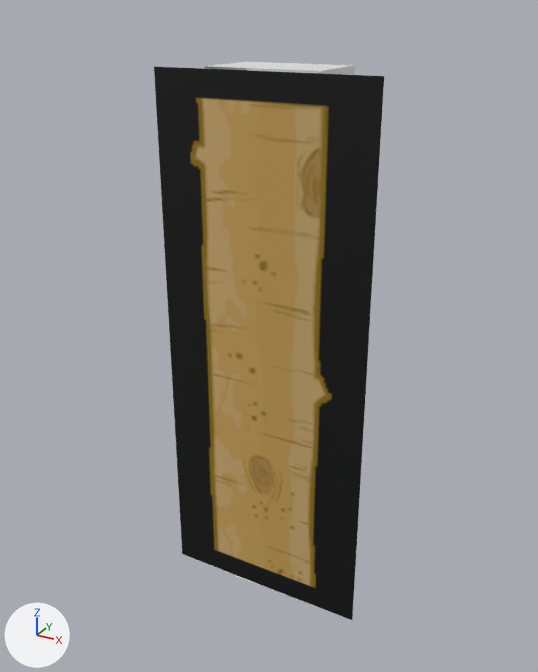
One commit to the Blender file Content/PuffBOMB/3D/Mountain/MedLogV3.blend: the scene before it, then after it.
One viewpoint serves both versions: a 50 mm camera at (11.57, -16.05, 15.92) aimed at (2.61, 0.23, 7.78). Every picture has the same lights, and +X, +Y and +Z are marked at lower left.
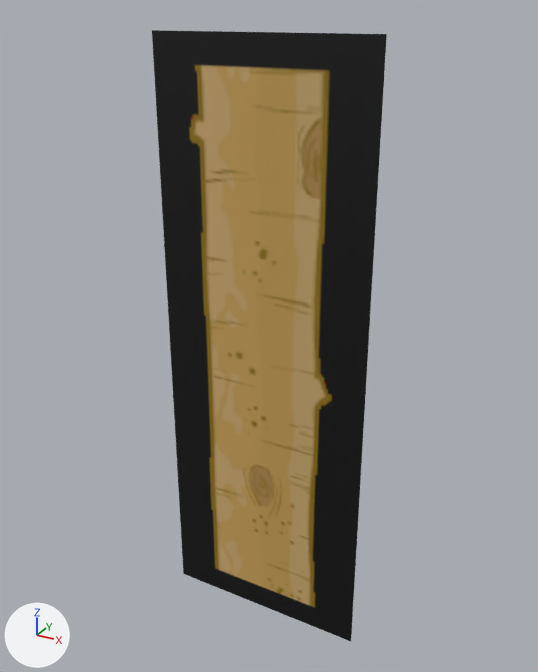
Boxes [x1, y1, x2, y2] around the edits, measured in the pictures (538 x 672 px):
'Plane', reshaped, moved (10% taller): before [154, 67, 384, 620]; after [152, 30, 387, 641]

The edits, one by one:
me_plane has 4 vertices, 1 face and spans x 0.0..2.5, y 0.0..1.0, z 0.2.
me_plane is used by ob_plane; location (5.85, 0.4, 0.05); rotation (1.571, -1.571, 0.0), in degrees (90, -90, 0); scale (5.83, 5.83, 5.83).
Part 1, on me_plane:
Vertex 2 of me_plane moves from (0.0, 0.0, 0.2) at pixel (352, 620) to (-0.27, 0.0, 0.2) at pixel (351, 641).
Vertex 3 of me_plane moves from (0.0, 1.0, 0.2) at pixel (182, 553) to (-0.27, 1.0, 0.2) at pixel (183, 573).
Object 'Plane' (ob_plane) moves from (5.85, 0.4, 0.05) to (5.85, 0.4, 0.85).
